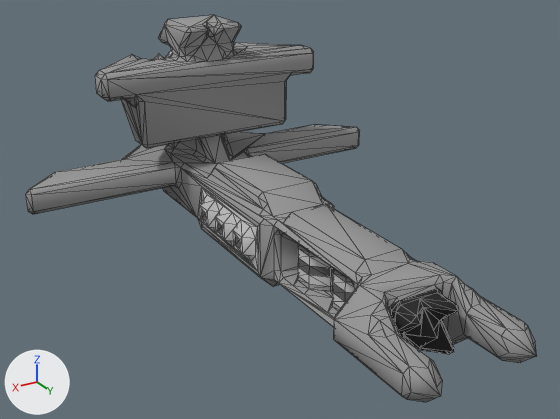
What one commit did to the OBJ model src/jsMain/resources/meshes/fulkreykk-3-falk-class.obj.
The view is the same before and after, from a 50 mm lens placed at (39.1, 64.1, -43.4), pointed at (1.4, 1.2, -74.9). Every picture has the same lights, and +X, +Y and +Z are marked at lower left. Mesh edges are drawn as thin lines. Where no turn or scale is listed for an object, it has been applied to the vertices.

Names of what the first picture shows: 'fulkreykk-3-falk-class'.
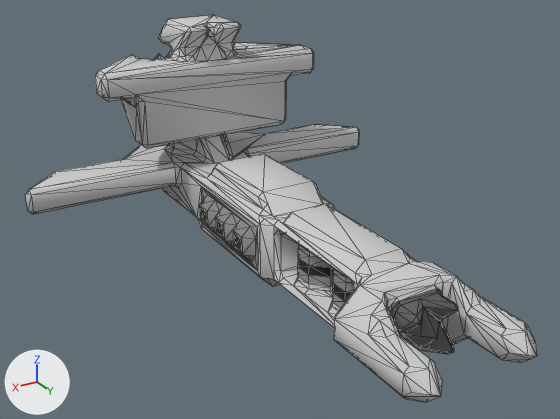
The newer file is also turned or shifted as a whole; pictures and numbers use the older file's frame.

The change, as a diff of the scene's bpy script:
```diff
--- a/src/jsMain/resources/meshes/fulkreykk-3-falk-class.obj.py
+++ b/src/jsMain/resources/meshes/fulkreykk-3-falk-class.obj.py
@@ me_fulkreykk_3_falk_class @@
 # used by ob_fulkreykk_3_falk_class; location = (0.0, 0.0, 0.0)
-me_fulkreykk_3_falk_class.from_pydata(...)  # 976 vertices, 1821 faces; spans x -22.5..22.5, y -30.0..30.0, z -82.8..-58.8
+me_fulkreykk_3_falk_class.from_pydata(...)  # 979 vertices, 1821 faces; spans x -22.5..22.5, y -30.0..30.0, z -82.8..-58.8
+# me_fulkreykk_3_falk_class part 1: 4 vertices moved from x -2.0..0.5, y 22.5..23.5, z -80.3..-77.3 to x -2.0..2.0, y 22.5, z -78.8..-76.8; 5 vertices removed from x -1.5..5.0, y 22.5..29.5, z -80.3..-76.3; 6 vertices added at x -5.0..5.5, y 22.5..29.5, z -80.3..-77.3
+# me_fulkreykk_3_falk_class part 2: 6 vertices removed from x -5.0..5.0, y -10.0..11.5, z -82.3..-76.3; 4 vertices added at x -5.0..4.0, y -12.0..3.0, z -82.3..-77.3
+# me_fulkreykk_3_falk_class part 3: 1519 kept faces spanning x -22.5..22.5, y -30.0..30.0, z -82.8..-58.8 get new texture (UV) coordinates
 me_fulkreykk_3_falk_class.materials.append(mat_fulkreykk_3_falk_class)
```

What differs and where, as boxes [x1, y1, x2, y2] in the pictures (560 x 419 px; the box of a moved part takes in the faces that stretch with it):
part 1 of me_fulkreykk_3_falk_class, moved or reshaped: before [403, 299, 457, 402]; after [403, 307, 537, 396]
part 2 of me_fulkreykk_3_falk_class, moved or reshaped (not visible before): after [262, 278, 278, 286]
part 3 of me_fulkreykk_3_falk_class, surface changed: [26, 15, 525, 396] in both
